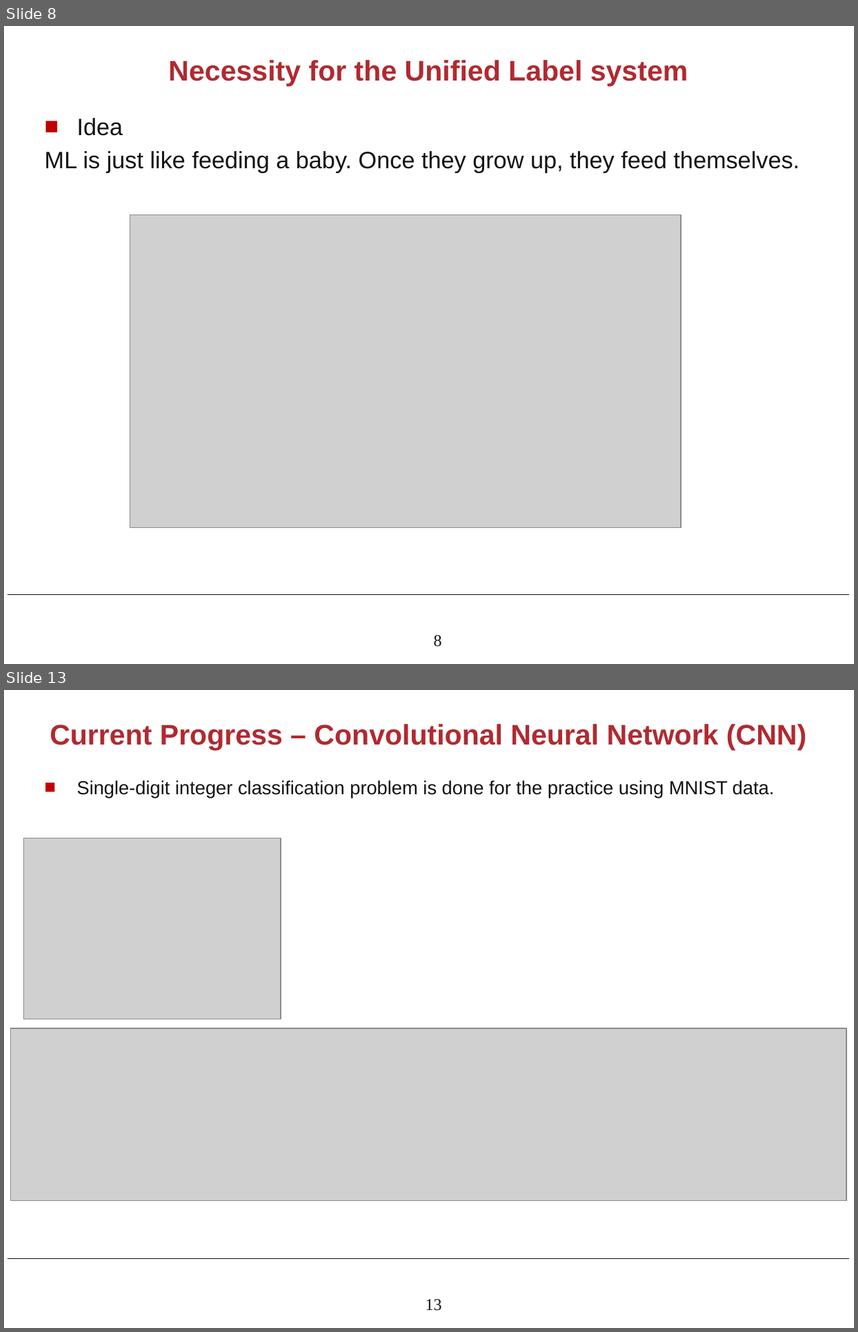
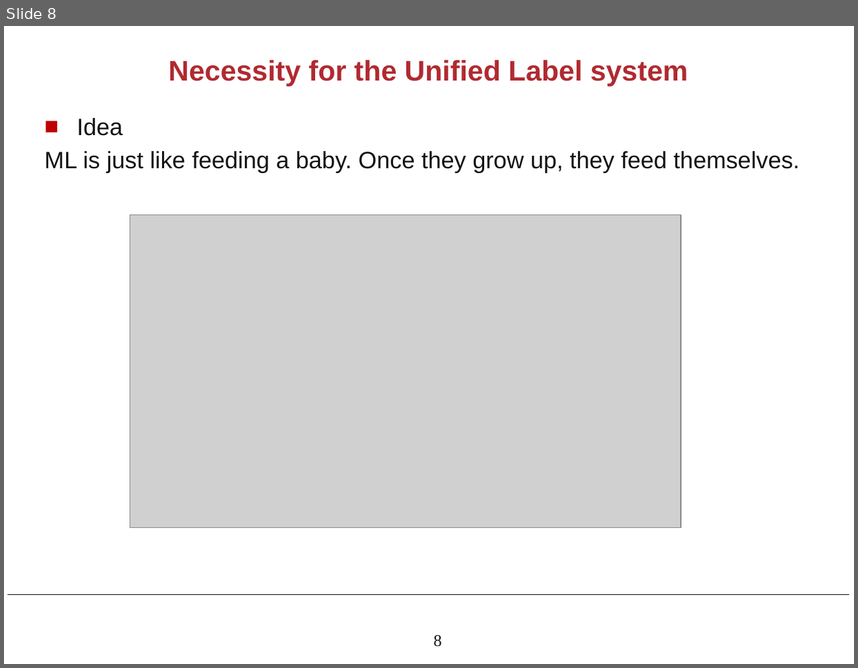
Before and after one commit to army17929/NLP, a slide deck: meeting_slides/week3.pptx. Shown one above the other, each under a label of ours: slides 8 and 13 before the commit, slide 8 after it; the slides between them are not shown. The pictures are 858x1332 and 858x668 pixels, drawn with LibreOffice and Linux fonts; fonts in the diff are those of the drawing; grey boxes stand for pictures; background and template pictures are left out. Boxes give left, top, right and bottom in pixels: in the first picture for what was removed or moved away, otherwise in the second. Text is boxed around its words. In the diff, an @@ line names an element or a change of style, - is before the commit and + after.

```diff
--- a/meeting_slides/week3.pptx
+++ b/meeting_slides/week3.pptx
@@ slide 13 removed at <box>4,690,854,1328</box>, background #FFFFFF; not listed: 2 template elements that a slide beside it also shows @@
@@ title removed at <box>50,724,806,751</box> @@
-Current Progress – Convolutional Neural Network (CNN)
@@ text removed at <box>77,780,775,798</box> @@
-■ Single-digit integer classification problem is done for the practice using MNIST data.
@@ picture removed at <box>23,838,280,1019</box> @@
@@ picture removed at <box>11,1028,846,1200</box> @@
```
Also in this commit, not shown: 1 slide changed, 4 other slides removed, 6 other files.
